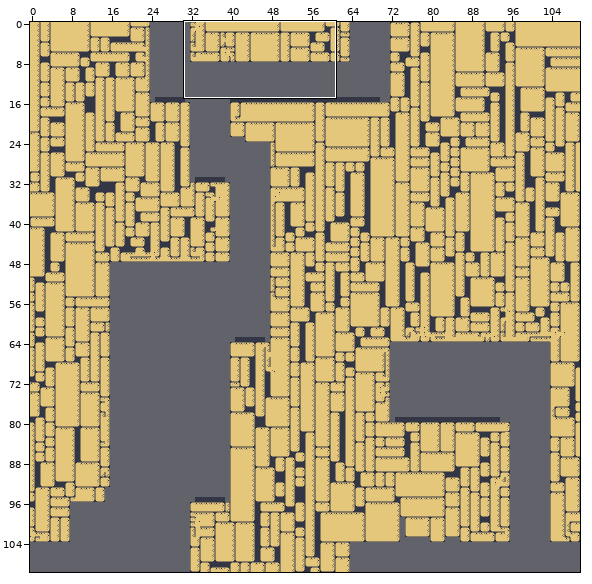
One commit to this Tiled map: scratch/southwestwest.tmx. Above, an overview of the earlier version with the close-up marked.
Close-up. The starting point:
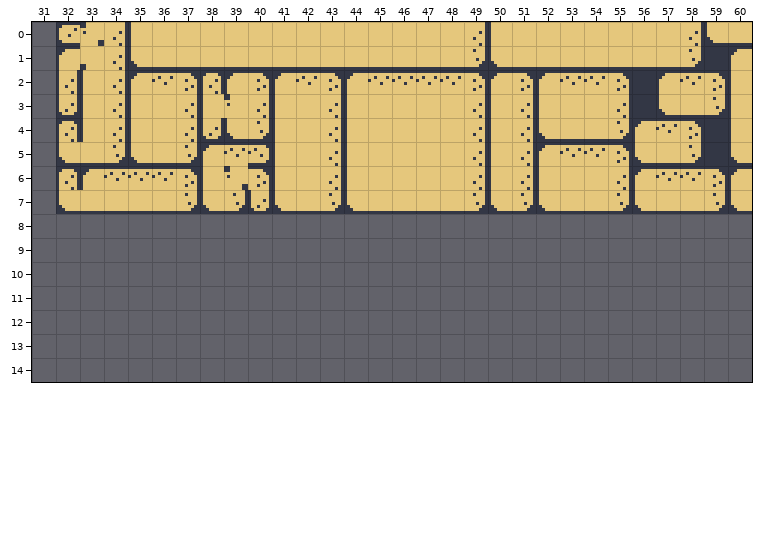
Cells are 8x8 px. Shown: x 31..60, y 0..14. The commit also changed other parts of the map, which this record leaves out.
Once edited:
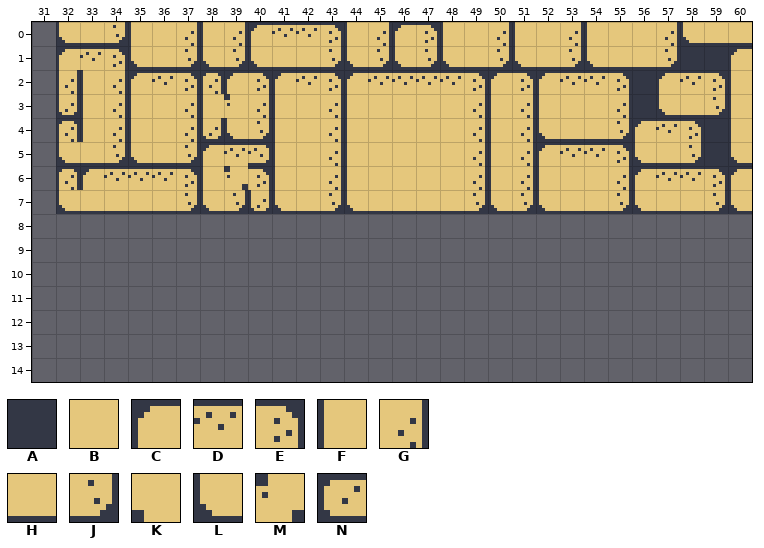
Key: from "tiles": A 1, B 2, C 8, D 9, E 10, F 11, G 12, H 15, J 16, K 17, L 18, M 20, N 26.
_ is an empty cell.
The edit:
Layer "Tile Layer 1":
y 0: x 32..34 NMG -> LHJ; x 37..51 BBBBBBBBBBBBGFB -> GFGCDDEFGCEFBGF; x 53..54 BB -> GF; x 57..59 BGL -> GLH
y 1: x 33..34 KG -> DE; x 37..40 HHHH -> JLJL; x 43..51 HHHHHHJLH -> JLJLJLHJL; x 53..54 HH -> JL; x 57..58 HJ -> JA
Boxes around the changes in both close-ups, in picture pixels (x1, y1, x2, y2):
changed: (59, 22, 125, 70)
changed: (185, 22, 521, 67)
changed: (569, 22, 593, 67)
changed: (665, 22, 713, 67)
